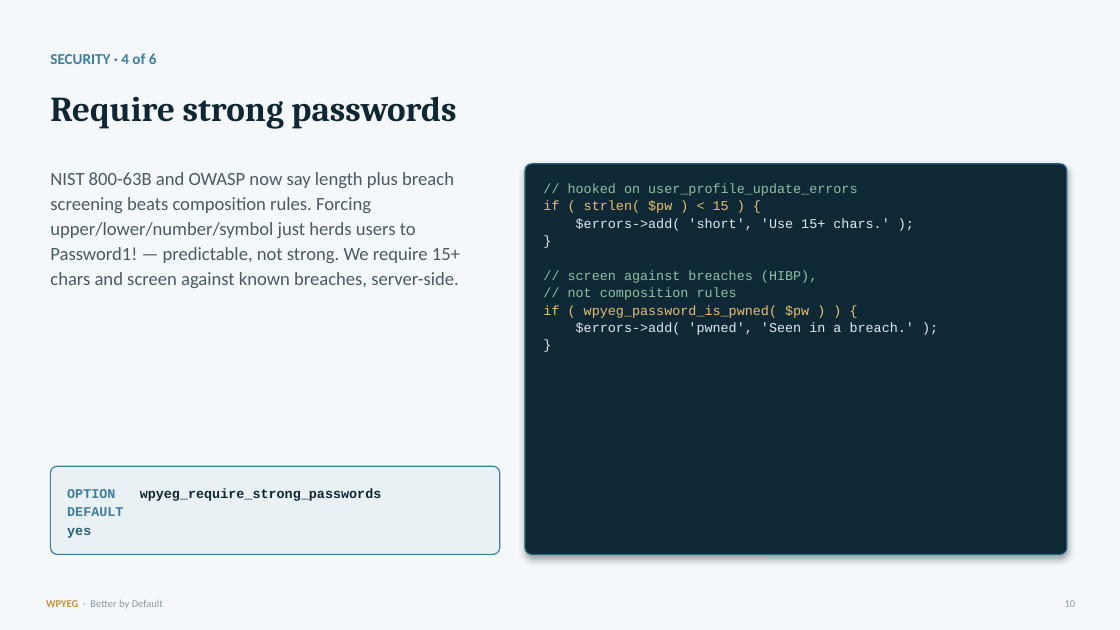
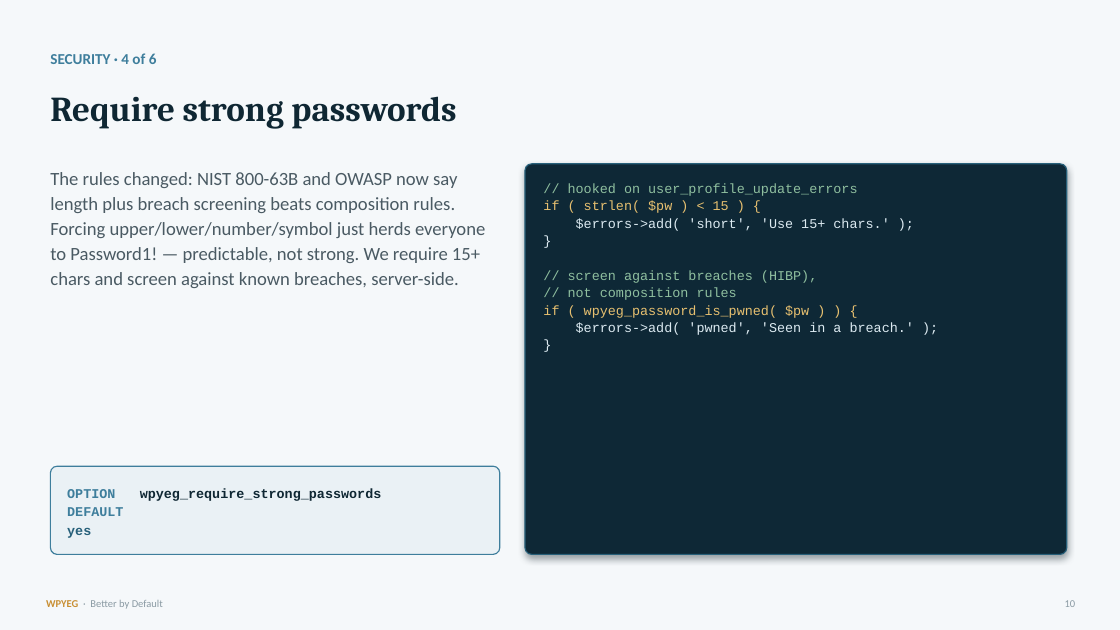
Before and after one commit to WPYEG/Better-by-Default, a slide deck: slide 10 of workshop/Better-by-Default.pptx. Drawn at 1120x630 pixels with LibreOffice and Linux fonts; fonts in the diff are those of the drawing. Boxes give left, top, right and bottom in pixels: in the first picture for what was removed or moved away, otherwise in the second. Text is boxed around its words. In the diff, an @@ line names an element or a change of style, - is before the commit and + after.

```diff
--- a/workshop/Better-by-Default.pptx
+++ b/workshop/Better-by-Default.pptx
@@ text at (x1=50, y1=172, x2=485, y2=288): text changed @@
-NIST 800-63B and OWASP now say length plus breach screening beats composition rules. Forcing upper/lower/number/symbol just herds users to Password1! — predictable, not strong. We require 15+ chars and screen against known breaches, server-side.
+The rules changed: NIST 800-63B and OWASP now say length plus breach screening beats composition rules. Forcing upper/lower/number/symbol just herds everyone to Password1! — predictable, not strong. We require 15+ chars and screen against known breaches, server-side.
```
Also in this commit, not shown: 4 other slides changed, 3 other files.
